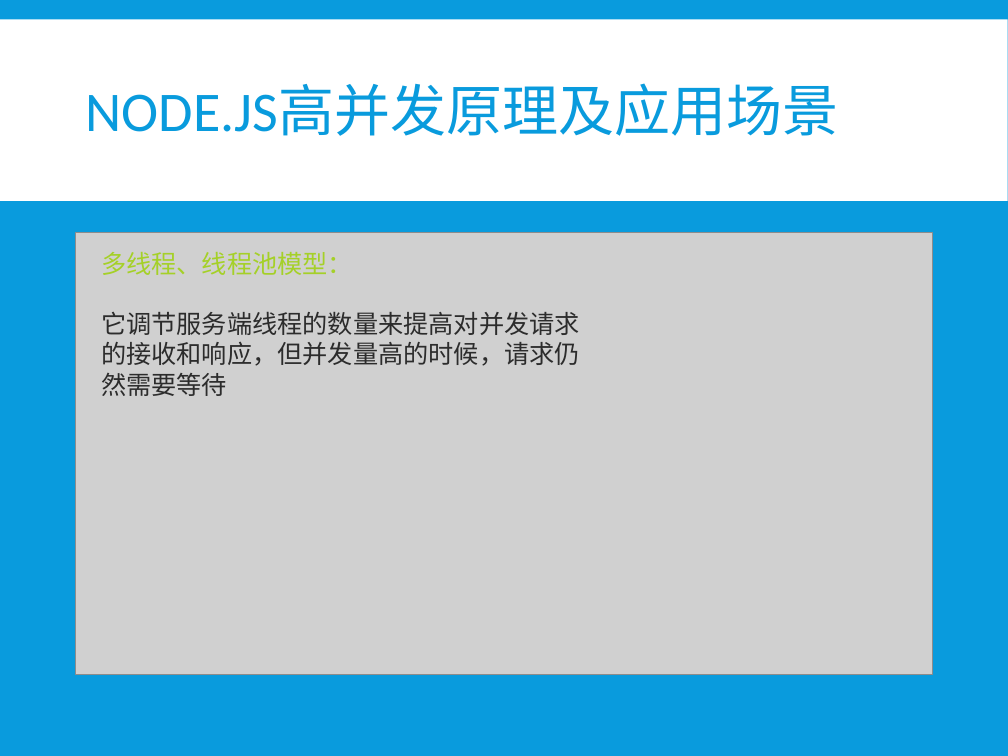
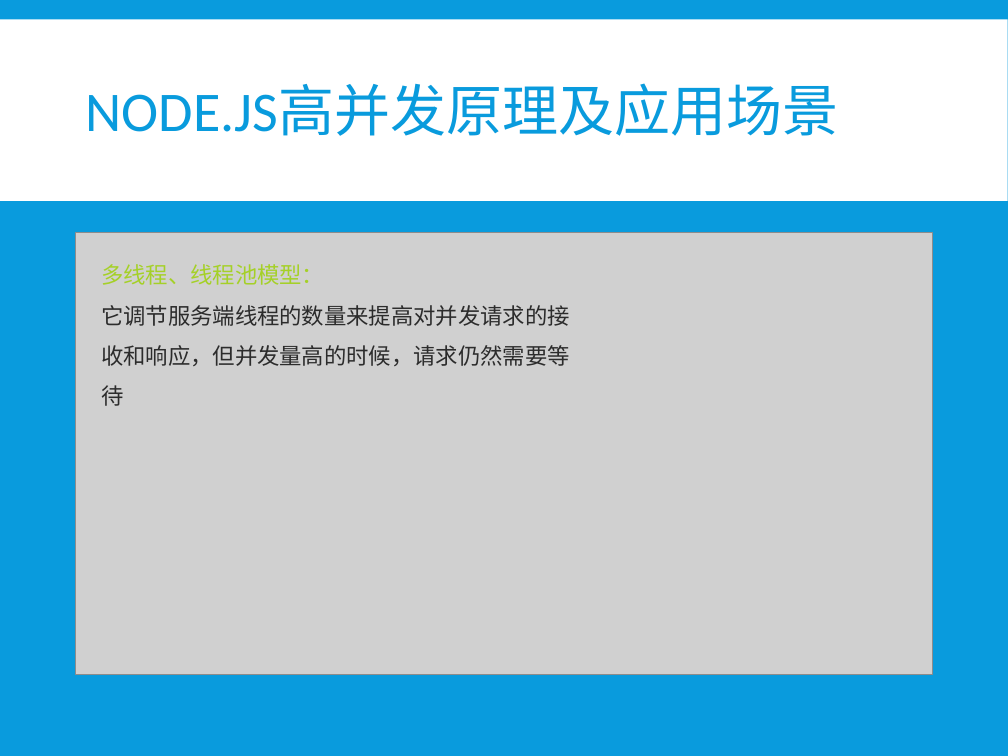
Before and after one commit to xiayu1986/webLearn, a slide deck: slide 15 of mix/技术分享/NODE技术分享.pptx. Drawn at 1008x756 pixels with LibreOffice and Linux fonts; fonts in the diff are those of the drawing; grey boxes stand for pictures. Boxes give left, top, right and bottom in pixels: in the first picture for what was removed or moved away, otherwise in the second. Text is boxed around its words. In the diff, an @@ line names an element or a change of style, - is before the commit and + after.

```diff
--- a/mix/技术分享/NODE技术分享.pptx
+++ b/mix/技术分享/NODE技术分享.pptx
@@ text "多线程、线程池模型：" at (101, 264, 570, 406): size 18 to 16 pt; line spacing 1 to 1.5 @@
```
Also in this commit, not shown: 12 other slides changed.
